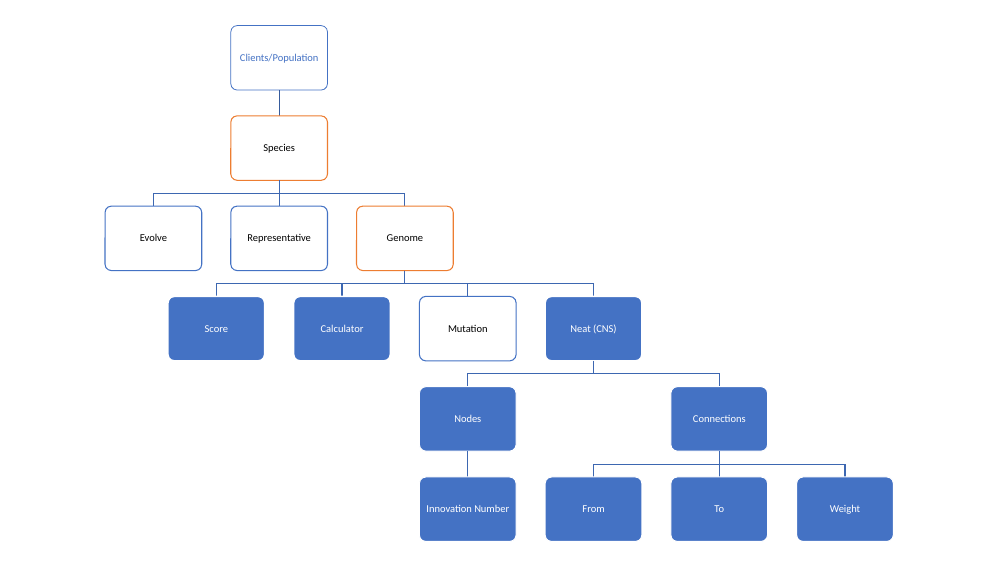
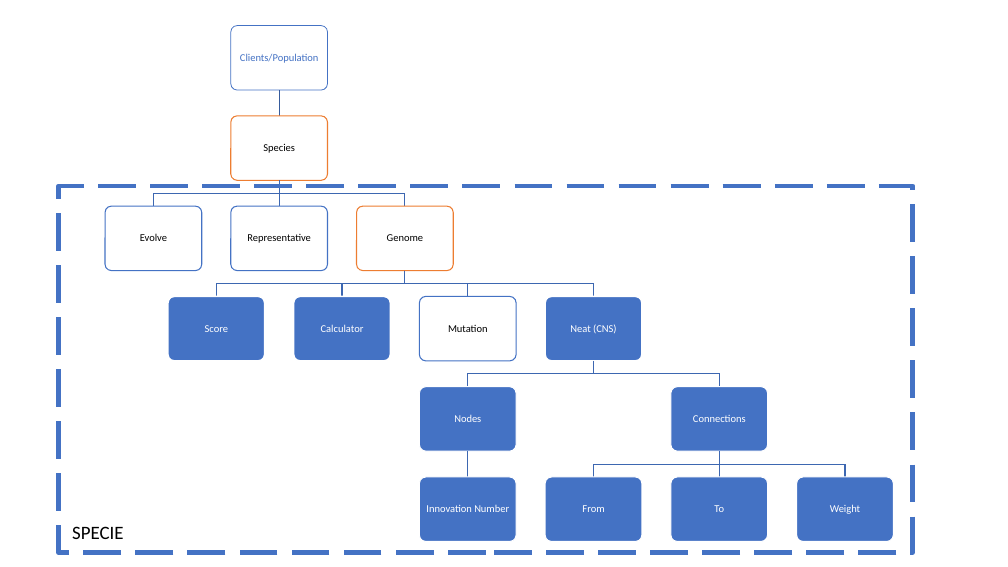
Before and after one commit to garfunkelvila/ChaoticSeer, a slide deck: slide 3 of Dependency.pptx. Drawn at 1008x567 pixels with LibreOffice and Linux fonts; fonts in the diff are those of the drawing. Boxes give left, top, right and bottom in pixels: in the first picture for what was removed or moved away, otherwise in the second. Text is boxed around its words. In the diff, an @@ line names an element or a change of style, - is before the commit and + after.

```diff
--- a/Dependency.pptx
+++ b/Dependency.pptx
@@ rectangle added at box(58, 186, 913, 553), outline #4472C4 4.5 pt dashed @@
@@ text added at box(72, 526, 123, 539), 18 pt, text #000000 @@
+SPECIE
```
